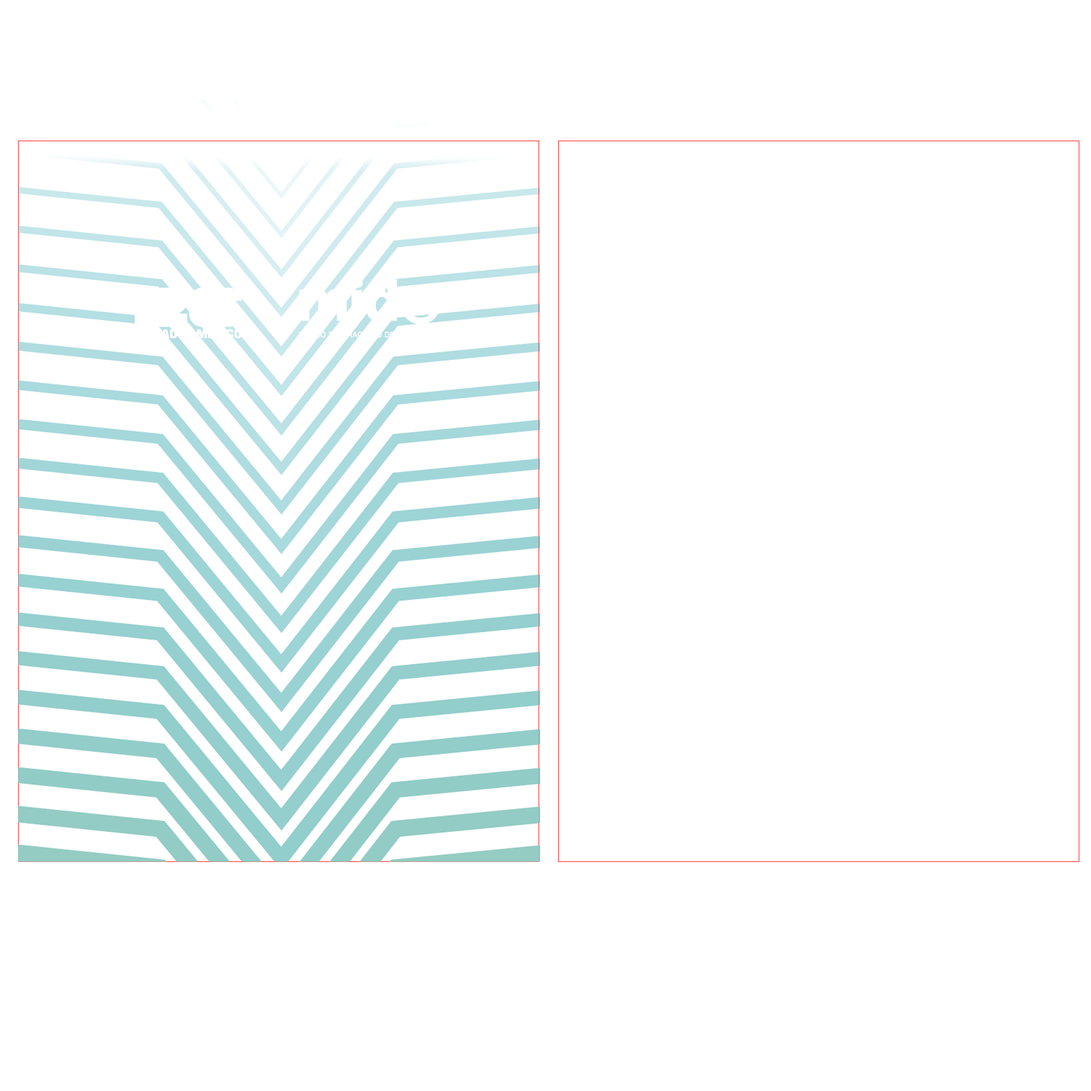
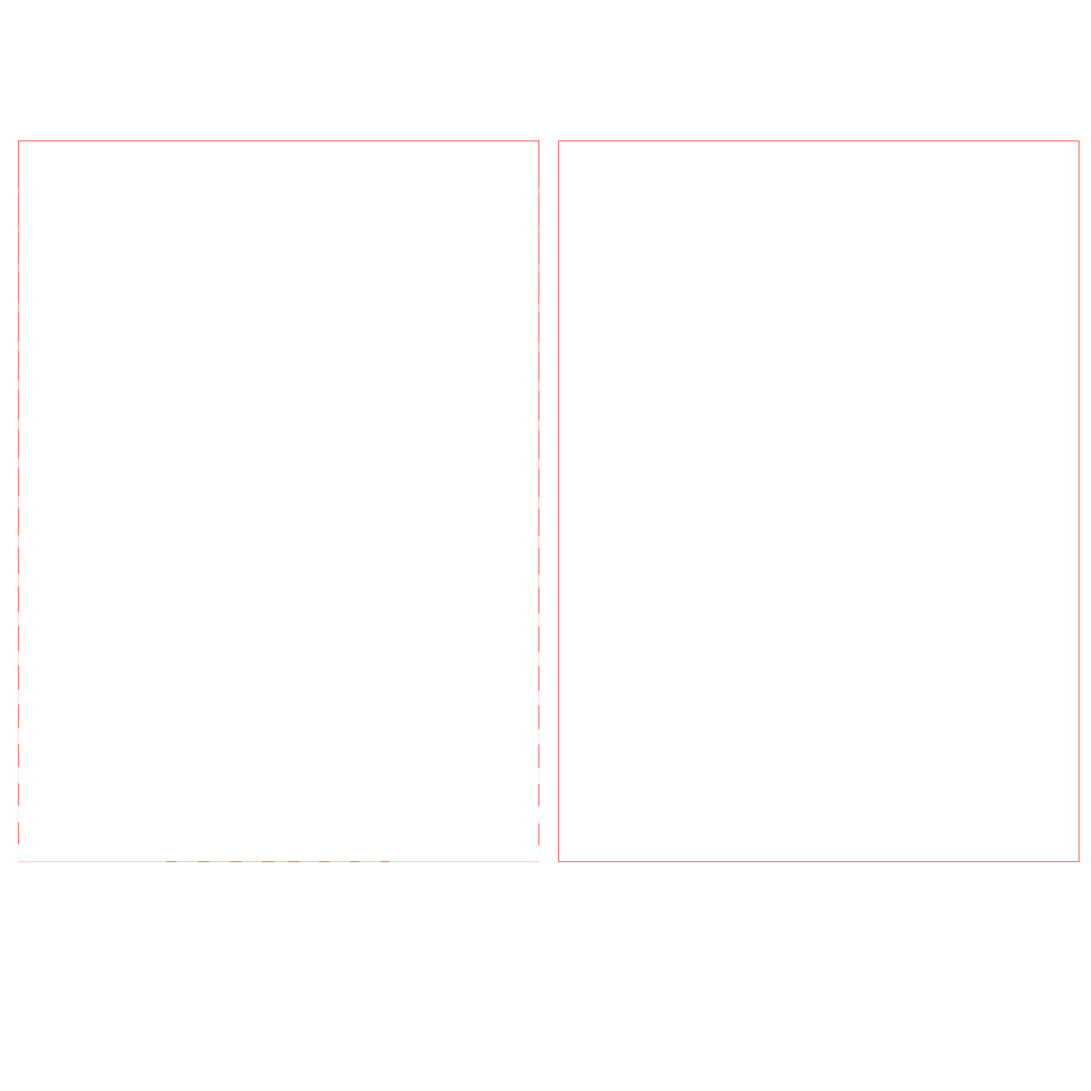
The second 1091x1091 image is a revision of the first. Changes to its layers:
hid "LogoMIDE" over box(299, 278, 450, 339)
hid "26Mexico" over box(134, 287, 244, 339)
added layer "Capa 3" in group "Modelo1" over box(18, 99, 541, 863)
hid group "Colores" (3 layers) over box(18, 99, 541, 863)
